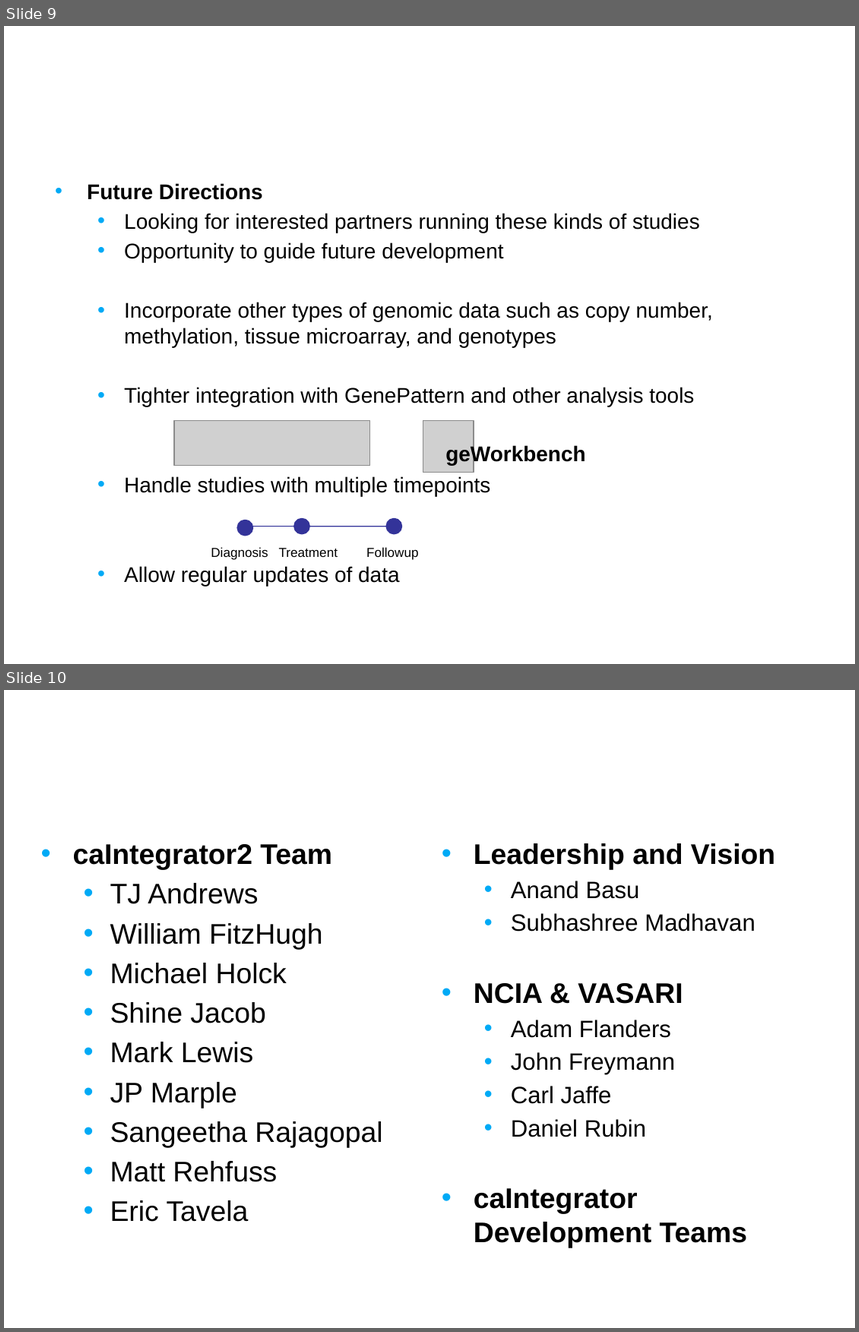
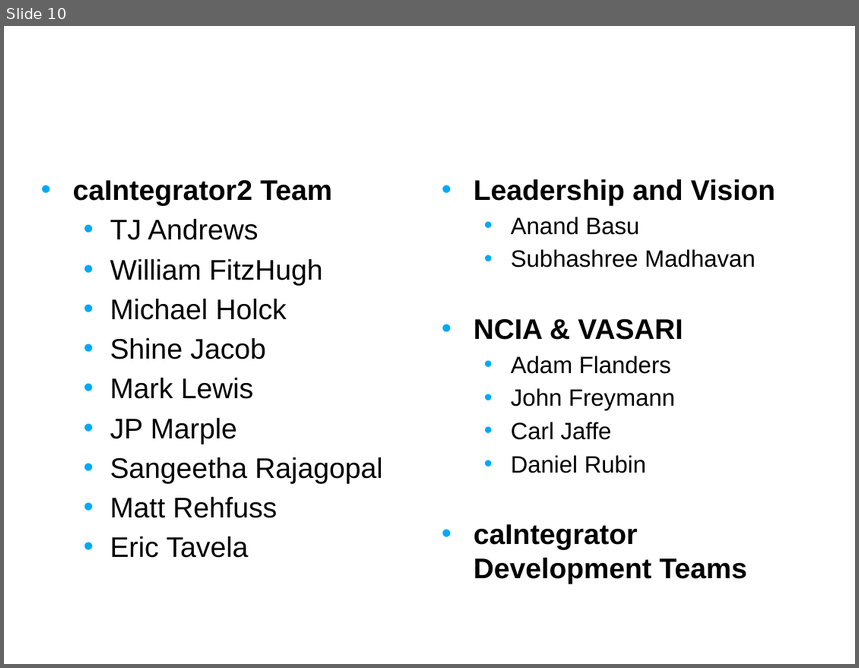
Before and after one commit to NCIP/caintegrator, a slide deck: docs/project_management/external_meetings/Pre Alpha Release Intro Slides.pptx. Shown one above the other, each under a label of ours: slides 9 and 10 before the commit, slide 10 after it. The pictures are 859x1332 and 859x668 pixels, drawn with LibreOffice and Linux fonts; fonts in the diff are those of the drawing; grey boxes stand for pictures; background and template pictures are left out. Boxes give left, top, right and bottom in pixels: in the first picture for what was removed or moved away, otherwise in the second. Text is boxed around its words. In the diff, an @@ line names an element or a change of style, - is before the commit and + after.

```diff
--- a/docs/project_management/external_meetings/Pre Alpha Release Intro Slides.pptx
+++ b/docs/project_management/external_meetings/Pre Alpha Release Intro Slides.pptx
@@ slide 9 removed at <box>4,26,855,664</box>, background picture (left out) @@
@@ title removed at <box>32,26,671,126</box> @@
-What’s next
@@ text removed at <box>87,183,713,586</box> @@
-• Future Directions
-  • Looking for interested partners running these kinds of studies
-  • Opportunity to guide future development
-  • Incorporate other types of genomic data such as copy number, methylation, tissue microarray, and genotypes
-  • Tighter integration with GenePattern and other analysis tools
-  • Handle studies with multiple timepoints
-  • Allow regular updates of data
@@ picture removed at <box>174,421,370,466</box> @@
@@ picture removed at <box>423,421,473,473</box> @@
@@ text removed at <box>446,445,585,465</box> @@
-geWorkbench
@@ group removed at <box>211,520,419,560</box>: 3 ellipses, 1 line, 1 text @@
-Diagnosis Treatment Followup
```
Also in this commit, not shown: 3 slides changed, 1 slide added.
